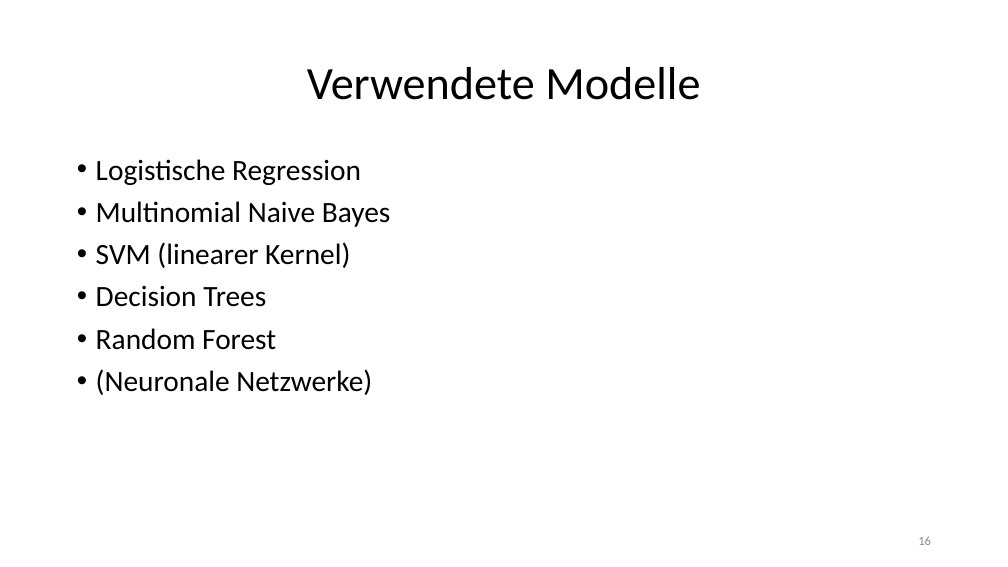
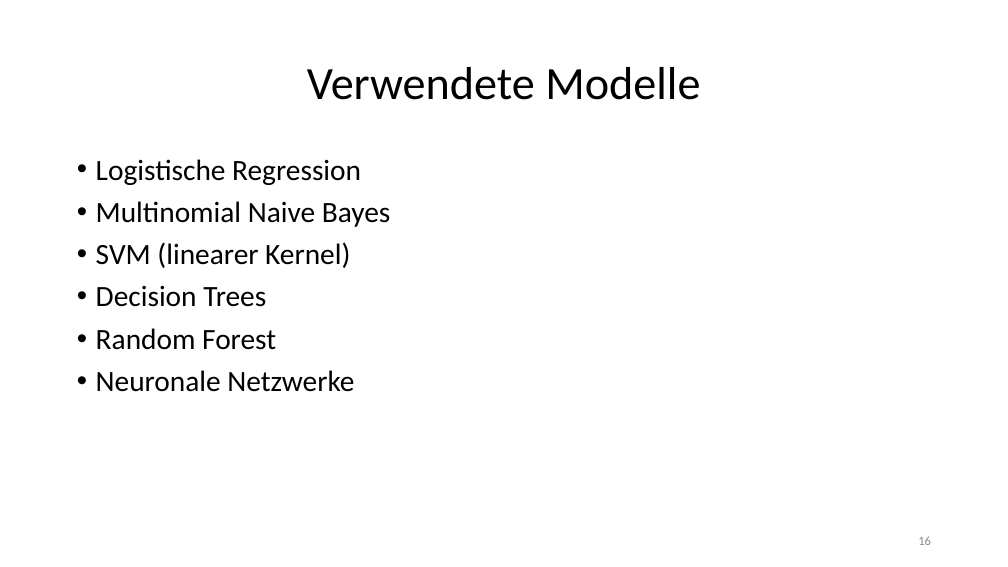
Before and after one commit to LennartKeller/TextklassifikationsProjekt2019, a slide deck: slide 16 of Projektgruppenpräsention.pptx. Drawn at 1008x567 pixels with LibreOffice and Linux fonts; fonts in the diff are those of the drawing. Boxes give left, top, right and bottom in pixels: in the first picture for what was removed or moved away, otherwise in the second. Text is boxed around its words. In the diff, an @@ line names an element or a change of style, - is before the commit and + after.

Commit message:
Klammern um Neuronale NEtzwerke in der Classifikatorliste entfernt
jo

```diff
--- a/Projektgruppenpräsention.pptx
+++ b/Projektgruppenpräsention.pptx
@@ text at box(96, 370, 354, 392): text changed @@
-• (Neuronale Netzwerke)
+• Neuronale Netzwerke
```
